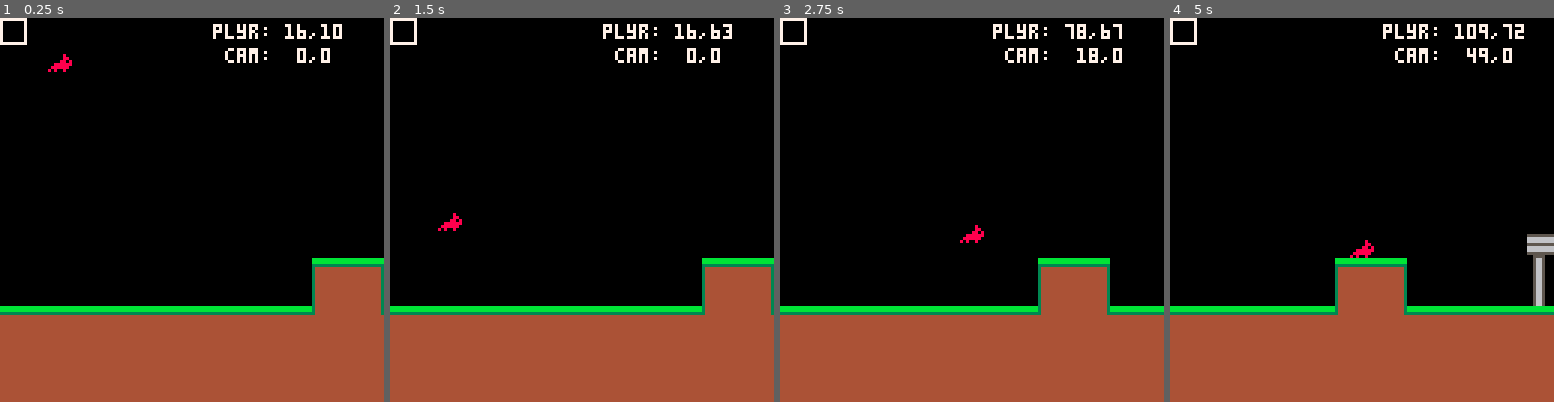
Above: before the commit, frames 1-4 (left to right).
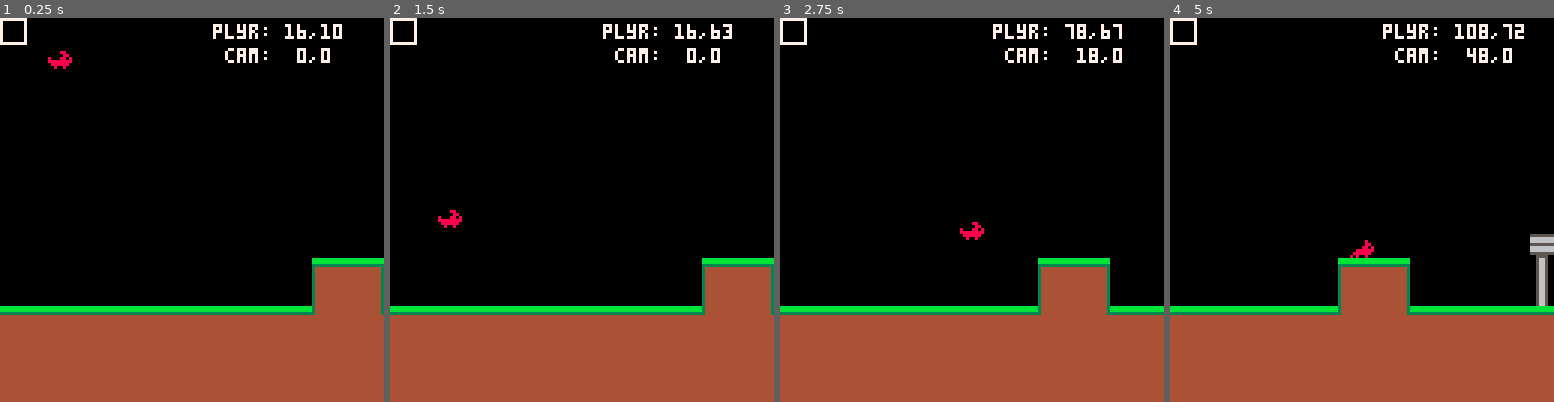
Above: after the commit, the same moments.

Repository: matthewdimatteo/helloworld
Game: PICO-8 cartridge sidescroller03_camera.p8
Two runs of this game, one before a commit and one after it. Both use one fixed random seed, a clock stepped at 60 frames per second and the inputs below.
Inputs:
- Up to frame 1 (0.25 s): no input
- Up to frame 2 (1.5 s): tap X (X key) at 0.33, 1.07 s; tap O (Z key) at 0.7 s
- Up to frame 3 (2.75 s): hold Right 1.6-2.1 s; tap O (Z key) at 1.7, 2.1, 2.5 s; tap X (X key) at 1.85 s; hold Up 2.15-2.42 s; hold Right from 2.47 s (still down)
- Up to frame 4 (5 s): tap O (Z key) every 0.4 s from 2.9 to 4.9 s; tap X (X key) at 2.97, 4.08 s; release Right at 3.03 s; hold Left 3.08-3.58 s; hold Down 3.63-3.97 s; hold Right 4.02-4.68 s; hold Up from 4.73 s (still down)

The runs differ from the first frame. In frame 1, 0.1% of the frame differs, in the area x 12-19%, y 8-15%; in frame 2, 0.1%; in frame 3, 0.1%; in frame 4, 0.9%, in the area x 42-99%, y 3-78%.

Commit message:
Add files via upload

Diff:
--- a/sidescroller01_map_collision.p8
+++ b/sidescroller01_map_collision.p8
@@ -114,11 +114,7 @@
 	player.max_dy=3
 	player.x_acc=0.5
 	player.y_acc=4
-	player.running=false
-	player.jumping=false
-	player.falling=false
 	player.landed=false
-	player.facing="right"
 end -- end make_player()
 
 -- move player
@@ -129,17 +125,13 @@
 	-- hold left
 	if btn(0) then
 		player.dx-=player.x_acc
-		player.running=true
 		player.flip=true
-		player.facing="left"
 	end -- end if btn(0)
 
 	-- hold right
 	if btn(1) then
 		player.dx+=player.x_acc
-		player.running=true
 		player.flip=false
-		player.facing="right"
 	end -- end if btn(1)
 
 	-- press up or x to jump
@@ -165,17 +157,12 @@
 	and not btn(0)
 	then
 		player.dx=0
-		player.x-=((player.x+player.w+1)%8)-1 -- correct x position if stuck in wall
 	end -- end if map_collision
 
 	-- handle falling (if dy is positive, the player is moving lower)
 	if player.dy>0 then
- 		player.falling=true
   		player.landed=false
-  		player.jumping=false
-	elseif player.dy<0 then
-		player.jumping=true -- if dy is negative, the player is jumping
-	end -- end if/elseif dy<>0
+	end -- end if dy>0
 
 	-- stop falling when touching
 	-- a solid tile below player
@@ -183,11 +170,11 @@
 	and player.dy > 0
 	then
 		player.landed=true
-		player.falling=false
 		player.dy=0 -- stop falling
 
 		-- because of dy momentum, the player can fall a few px into the floor
 		-- this calculates how many px and re-adjusts y
+		-- credit to nerdyteachers.com for this line of code
 		player.y-=((player.y+player.h+1)%8)-1
 
 	end -- end if map_collision down
@@ -197,7 +184,6 @@
 	and player.dy < 0
 	then
 		player.landed=false
-		player.falling=true
 		player.dy=0 -- stop jumping
  	end -- end if map_collision up
 
--- a/sidescroller02_movement.p8
+++ b/sidescroller02_movement.p8
@@ -39,11 +39,6 @@
 		print("jumping",2,10,7)
 	end -- end if player.landed
 
-	-- print running
-	if player.running then
-		print("running",2,18,7)
-	end -- end if player.running
-
 	spr(player.sp,player.x,player.y,1,1,player.flip) -- draw player
 end -- end _draw()
 -->8
@@ -83,11 +78,7 @@
 	player.y_acc=4
 
 	-- player state
-	player.running=false
-	player.jumping=false
-	player.falling=false
 	player.landed=false
-	player.facing="right"
 
 end -- end make_player()
 
@@ -100,17 +91,13 @@
 	-- hold left
 	if btn(0) then
 		player.dx-=player.x_acc
-		player.running=true
 		player.flip=true
-		player.facing="left"
 	end -- end if btn(0)
 
 	-- hold right
 	if btn(1) then
 		player.dx+=player.x_acc
-		player.running=true
 		player.flip=false
-		player.facing="right"
 	end -- end if btn(1)
 
 	-- press up or x to jump
@@ -121,29 +108,21 @@
 		sfx(6) -- jump sound
 	end -- end if btnp(2 or 5)
 
-	-- stop running when not pressing arrow keys
-	if player.running
-	and not btn(0)
-	and not btn(1)
-	and not player.falling
-	and not player.jumping then
-		player.running=false
-	end -- end if player.running
-
 	-- check vertical collision below (if dy is positive, the player is falling)
 	if player.dy>0 then
 
 		-- set player state
-		player.falling=true
 		player.landed=false
-		player.jumping=false
 
 		-- handle collision with floor
 		if map_collision(player,"down",ground) then
 			player.landed=true
-			player.falling=false
 			player.dy=0 -- stop moving
-			player.y-=((player.y+player.h+1)%8)-1 -- correct y position
+
+			-- because of dy momentum, the player can fall a few px into the floor
+			-- this calculates how many px and re-adjusts y
+			-- credit to nerdyteachers.com for this line of code
+			player.y-=((player.y+player.h+1)%8)-1
 		end -- end map_collision ground
 
 	end -- end if player.dy>0
@@ -160,7 +139,6 @@
 
 		if map_collision(player,"right",ground) then
 			player.dx=0 -- stop moving
-			player.x-=((player.x+player.w+1)%8)-1 -- correct x position to prevent getting stuck in wall
 		end -- end map_collision right
 
 	end -- end if player.dx</>0
@@ -175,7 +153,7 @@
 	end -- end if at map_start
 
 	-- switch to jumping sprite
-	if player.jumping then
+	if player.landed == false then
 		player.sp=6
 	end -- end if player.jumping
 
--- a/sidescroller03_camera.p8
+++ b/sidescroller03_camera.p8
@@ -22,7 +22,6 @@
 
 	-- map: 128 px / screen (16 tiles x 8 px per tile) x 8 screens = 1024 px
 	map_start=0
-	map_end=1022 -- 2px buffer
 
 	-- map tile flags
 	ground=0
@@ -60,11 +59,6 @@
 		cam_x=map_start
 	end -- end if at map_start
 
-	-- constrain to right edge
-	if player.x>=map_end-64 then
-		cam_x=map_end-125
-	end -- end if at map_end
-
 	camera(cam_x,cam_y) -- position the camera
 
 end -- end move_camera()
@@ -105,11 +99,7 @@
 	player.y_acc=4
 
 	-- player state
-	player.running=false
-	player.jumping=false
-	player.falling=false
 	player.landed=false
-	player.facing="right"
 
 end -- end make_player()
 
@@ -122,17 +112,13 @@
 	-- hold left
 	if btn(0) then
 		player.dx-=player.x_acc
-		player.running=true
 		player.flip=true
-		player.facing="left"
 	end -- end if btn(0)
 
 	-- hold right
 	if btn(1) then
 		player.dx+=player.x_acc
-		player.running=true
 		player.flip=false
-		player.facing="right"
 	end -- end if btn(1)
 
 	-- press up or x to jump
@@ -143,29 +129,21 @@
 		sfx(6) -- jump sound
 	end -- end if btnp(2 or 5)
 
-	-- stop running when not pressing arrow keys
-	if player.running
-	and not btn(0)
-	and not btn(1)
-	and not player.falling
-	and not player.jumping then
-		player.running=false
-	end -- end if player.running
-
 	-- check vertical collision below (if dy is positive, the player is falling)
 	if player.dy>0 then
 
 		-- set player state
-		player.falling=true
 		player.landed=false
-		player.jumping=false
 
 		-- handle collision with floor
 		if map_collision(player,"down",ground) then
 			player.landed=true
-			player.falling=false
 			player.dy=0 -- stop moving
-			player.y-=((player.y+player.h+1)%8)-1 -- correct y position
+
+			-- because of dy momentum, the player can fall a few px into the floor
+			-- this calculates how many px and re-adjusts y
+			-- credit to nerdyteachers.com for this line of code
+			player.y-=((player.y+player.h+1)%8)-1
 		end -- end map_collision ground
 
 	end -- end if player.dy>0
@@ -182,7 +160,6 @@
 
 		if map_collision(player,"right",ground) then
 			player.dx=0 -- stop moving
-			player.x-=((player.x+player.w+1)%8)-1 -- correct x position to prevent getting stuck in wall
 		end -- end map_collision right
 
 	end -- end if player.dx</>0
@@ -197,7 +174,7 @@
 	end -- end if at map_start
 
 	-- switch to jumping sprite
-	if player.jumping then
+	if player.landed == false then
 		player.sp=6
 	end -- end if player.jumping
 
--- a/sidescroller04_death_plane.p8
+++ b/sidescroller04_death_plane.p8
@@ -24,6 +24,9 @@
 	-- object initialization
 	make_player()
 
+	-- lives
+	lives = 10
+
 end -- end _init()
 
 -- runs 30x per second
@@ -35,7 +38,7 @@
 function _draw()
 	cls() -- clear screen
 	map() -- draw the map
-	print(flr(player.x)..","..flr(player.y),2,2,7) -- print player x,y position
+	print("lives: "..lives,2,2,7)
 	spr(player.sp,player.x,player.y,1,1,player.flip) -- draw player
 end -- end _draw()
 -->8
@@ -75,11 +78,7 @@
 	player.y_acc=4
 
 	-- player state
-	player.running=false
-	player.jumping=false
-	player.falling=false
 	player.landed=false
-	player.facing="right"
 
 end -- end make_player()
 
@@ -92,17 +91,13 @@
 	-- hold left
 	if btn(0) then
 		player.dx-=player.x_acc
-		player.running=true
 		player.flip=true
-		player.facing="left"
 	end -- end if btn(0)
 
 	-- hold right
 	if btn(1) then
 		player.dx+=player.x_acc
-		player.running=true
 		player.flip=false
-		player.facing="right"
 	end -- end if btn(1)
 
 	-- press up or x to jump
@@ -113,29 +108,21 @@
 		sfx(6) -- jump sound
 	end -- end if btnp(2 or 5)
 
-	-- stop running when not pressing arrow keys
-	if player.running
-	and not btn(0)
-	and not btn(1)
-	and not player.falling
-	and not player.jumping then
-		player.running=false
-	end -- end if player.running
-
 	-- check vertical collision below (if dy is positive, the player is falling)
 	if player.dy>0 then
 
 		-- set player state
-		player.falling=true
 		player.landed=false
-		player.jumping=false
 
 		-- handle collision with floor
 		if map_collision(player,"down",ground) then
 			player.landed=true
-			player.falling=false
 			player.dy=0 -- stop moving
-			player.y-=((player.y+player.h+1)%8)-1 -- correct y position
+
+			-- because of dy momentum, the player can fall a few px into the floor
+			-- this calculates how many px and re-adjusts y
+			-- credit to nerdyteachers.com for this line of code
+			player.y-=((player.y+player.h+1)%8)-1
 		end -- end map_collision ground
 
 		-- collision with death plane
@@ -146,7 +133,13 @@
 			player.x=player_start_x
 			player.y=player_start_y
 
-			-- this is where you would subtract a life as well
+			-- subtract a life
+			lives -= 1
+
+			-- lives can't go below zero
+			if lives < 0 then
+				lives = 0
+			end -- end if lives = 0
 
 		end -- end map_collision death
 
@@ -164,7 +157,6 @@
 
 		if map_collision(player,"right",ground) then
 			player.dx=0 -- stop moving
-			player.x-=((player.x+player.w+1)%8)-1 -- correct x position to prevent getting stuck in wall
 		end -- end map_collision right
 
 	end -- end if player.dx</>0
@@ -179,7 +171,7 @@
 	end -- end if at map_start
 
 	-- switch to jumping sprite
-	if player.jumping then
+	if player.landed == false then
 		player.sp=6
 	end -- end if player.jumping
 
--- a/sidescroller05_animated_sprite.p8
+++ b/sidescroller05_animated_sprite.p8
@@ -48,11 +48,6 @@
 	 	print("jumping",2,34,8)
 	end -- end if player.landed
 
-	-- print running
-	if player.running then
-	 	print("running",2,42,8)
-	end -- end if player.running
-
 	spr(player.sp,player.x,player.y,1,1,player.flip) -- draw player
 end -- end _draw()
 -->8
@@ -95,11 +90,7 @@
 	anim=0
 
 	-- player state
-	player.running=false
-	player.jumping=false
-	player.falling=false
 	player.landed=false
-	player.facing="right"
 
 end -- end make_player()
 
@@ -112,17 +103,13 @@
 	-- hold left
 	if btn(0) then
 		player.dx-=player.x_acc
-		player.running=true
 		player.flip=true
-		player.facing="left"
 	end -- end if btn(0)
 
 	-- hold right
 	if btn(1) then
 		player.dx+=player.x_acc
-		player.running=true
 		player.flip=false
-		player.facing="right"
 	end -- end if btn(1)
 
 	-- press up or x to jump
@@ -133,29 +120,21 @@
 		sfx(6) -- jump sound
 	end -- end if btnp(2 or 5)
 
-	-- stop running when not pressing arrow keys
-	if player.running
-	and not btn(0)
-	and not btn(1)
-	and not player.falling
-	and not player.jumping then
-		player.running=false
-	end -- end if player.running
-
 	-- check vertical collision below (if dy is positive, the player is falling)
 	if player.dy>0 then
 
 		-- set player state
-		player.falling=true
 		player.landed=false
-		player.jumping=false
 
 		-- handle collision with floor
 		if map_collision(player,"down",ground) then
 			player.landed=true
-			player.falling=false
 			player.dy=0 -- stop moving
-			player.y-=((player.y+player.h+1)%8)-1 -- correct y position
+
+			-- because of dy momentum, the player can fall a few px into the floor
+			-- this calculates how many px and re-adjusts y
+			-- credit to nerdyteachers.com for this line of code
+			player.y-=((player.y+player.h+1)%8)-1
 		end -- end map_collision ground
 
 	end -- end if player.dy>0
@@ -172,7 +151,6 @@
 
 		if map_collision(player,"right",ground) then
 			player.dx=0 -- stop moving
-			player.x-=((player.x+player.w+1)%8)-1 -- correct x position to prevent getting stuck in wall
 		end -- end map_collision right
 
 	end -- end if player.dx</>0
@@ -187,7 +165,7 @@
 	end -- end if at map_start
 
 	-- switch to jumping sprite
-	if player.jumping then
+	if player.landed == false then
 		player.sp=6
 	end -- end if player.jumping
 
@@ -202,7 +180,7 @@
 function animate_player()
 
 	-- switch to jumping sprite
-	if player.jumping then
+	if player.landed == false then
 		player.sp=6
 	end -- end if player.jumping
 
@@ -212,7 +190,7 @@
 	end -- end if player.landed
 
 	-- loop first 3 sprites to run
-	if player.running then
+	if btn(0) or btn(1) then
 		if time()-anim_time>.15 then
 			anim_time=time() -- reset
 			player.sp+=1 -- next sprite
--- a/sidescroller06_warping.p8
+++ b/sidescroller06_warping.p8
@@ -47,8 +47,14 @@
 function _draw()
 	cls() -- clear screen
 	map() -- draw the map
-	draw_hud()
-	spr(player.sp,player.x,player.y,1,1,player.flip) -- draw player
+
+	-- print x,y position and level
+	print(flr(player.x,2)..","..flr(player.y,2),cam_x+2, cam_y+2, 7)
+	print("level "..level,cam_x+2,cam_y+10,7)
+	print("respawn at "..player_start_x..","..player_start_y,cam_x+2,cam_y+18,7)
+
+	-- draw player
+	spr(player.sp,player.x,player.y,1,1,player.flip)
 end -- end _draw()
 -->8
 
@@ -72,18 +78,6 @@
 	camera(cam_x,cam_y)
 
 end -- end move_camera()
-
--- hud
-function draw_hud()
-
-	-- hud x, y coordinates
-	print_x=cam_x+2
-	print_y=cam_y+2
-
-	-- print current level
-	print("level: "..level,cam_x,cam_y,7)
-
-end -- end draw_hud()
 -->8
 
 -- player
@@ -121,11 +115,7 @@
 	player.y_acc=4
 
 	-- player state
-	player.running=false
-	player.jumping=false
-	player.falling=false
 	player.landed=false
-	player.facing="right"
 
 end -- end make_player()
 
@@ -138,17 +128,13 @@
 	-- hold left
 	if btn(0) then
 		player.dx-=player.x_acc
-		player.running=true
 		player.flip=true
-		player.facing="left"
 	end -- end if btn(0)
 
 	-- hold right
 	if btn(1) then
 		player.dx+=player.x_acc
-		player.running=true
 		player.flip=false
-		player.facing="right"
 	end -- end if btn(1)
 
 	-- press up or x to jump
@@ -159,29 +145,21 @@
 		sfx(6) -- jump sound
 	end -- end if btnp(2 or 5)
 
-	-- stop running when not pressing arrow keys
-	if player.running
-	and not btn(0)
-	and not btn(1)
-	and not player.falling
-	and not player.jumping then
-		player.running=false
-	end -- end if player.running
-
 	-- check vertical collision below (if dy is positive, the player is falling)
 	if player.dy>0 then
 
 		-- set player state
-		player.falling=true
 		player.landed=false
-		player.jumping=false
 
 		-- handle collision with floor
 		if map_collision(player,"down",ground) then
 			player.landed=true
-			player.falling=false
 			player.dy=0 -- stop moving
-			player.y-=((player.y+player.h+1)%8)-1 -- correct y position
+
+			-- because of dy momentum, the player can fall a few px into the floor
+			-- this calculates how many px and re-adjusts y
+			-- credit to nerdyteachers.com for this line of code
+			player.y-=((player.y+player.h+1)%8)-1
 		end -- end map_collision ground
 
 		-- collision with death plane
@@ -210,7 +188,6 @@
 
 		if map_collision(player,"right",ground) then
 			player.dx=0 -- stop moving
-			player.x-=((player.x+player.w+1)%8)-1 -- correct x position to prevent getting stuck in wall
 		end -- end map_collision right
 
 	end -- end if player.dx</>0
@@ -242,7 +219,7 @@
 	end -- end if at map_end
 
 	-- switch to jumping sprite
-	if player.jumping then
+	if player.landed == false then
 		player.sp=6
 	end -- end if player.jumping
 
--- a/sidescroller07_friction.p8
+++ b/sidescroller07_friction.p8
@@ -45,11 +45,15 @@
 function _draw()
 	cls() -- clear screen
 	map() -- draw the map
-	draw_hud()
+	spr(player.sp,player.x,player.y,1,1,player.flip) -- draw player
+
+	-- hud x, y coordinates
+	print_x=cam_x+2
+	print_y=cam_y+2
 	print("terrain:  "..terrain,print_x,print_y,7) -- print terrain
 	print("friction: "..friction,print_x,print_y+8,7) -- print friction
 	print("speed:    "..player.dx,print_x,print_y+16,7) -- print speed
-	spr(player.sp,player.x,player.y,1,1,player.flip) -- draw player
+
 end -- end _draw()
 -->8
 
@@ -68,15 +72,6 @@
 	camera(cam_x,cam_y)
 
 end -- end move_camera()
-
--- hud
-function draw_hud()
-
-	-- hud x, y coordinates
-	print_x=cam_x+2
-	print_y=cam_y+2
-
-end -- end draw_hud()
 -->8
 
 -- player
@@ -114,11 +109,7 @@
 	player.y_acc=4
 
 	-- player state
-	player.running=false
-	player.jumping=false
-	player.falling=false
 	player.landed=false
-	player.facing="right"
 
 end -- end make_player()
 
@@ -131,17 +122,13 @@
 	-- hold left
 	if btn(0) then
 		player.dx-=player.x_acc
-		player.running=true
 		player.flip=true
-		player.facing="left"
 	end -- end if btn(0)
 
 	-- hold right
 	if btn(1) then
 		player.dx+=player.x_acc
-		player.running=true
 		player.flip=false
-		player.facing="right"
 	end -- end if btn(1)
 
 	-- press up or x to jump
@@ -152,22 +139,11 @@
 		sfx(6) -- jump sound
 	end -- end if btnp(2 or 5)
 
-	-- stop running when not pressing arrow keys
-	if player.running
-	and not btn(0)
-	and not btn(1)
-	and not player.falling
-	and not player.jumping then
-		player.running=false
-	end -- end if player.running
-
 	-- check vertical collision below (if dy is positive, the player is falling)
 	if player.dy>0 then
 
 		-- set player state
-		player.falling=true
 		player.landed=false
-		player.jumping=false
 
 		-- collision with floor
 		if map_collision(player,"down",ground)
@@ -175,9 +151,12 @@
 		or map_collision(player,"down",ice)
 		then
 			player.landed=true
-			player.falling=false
 			player.dy=0 -- stop moving
-			player.y-=((player.y+player.h+1)%8)-1 -- correct y position
+
+			-- because of dy momentum, the player can fall a few px into the floor
+			-- this calculates how many px and re-adjusts y
+			-- credit to nerdyteachers.com for this line of code
+			player.y-=((player.y+player.h+1)%8)-1
 		end -- end map_collision ground
 
 		-- grass
@@ -229,7 +208,6 @@
 		or map_collision(player,"right",ice)
 		then
 			player.dx=0 -- stop moving
-			player.x-=((player.x+player.w+1)%8)-1 -- correct x position to prevent getting stuck in wall
 		end -- end map_collision right
 	end -- end if player.dx</>0
 
@@ -243,7 +221,7 @@
 	end -- end if at map_start
 
 	-- switch to jumping sprite
-	if player.jumping then
+	if player.landed == false then
 		player.sp=6
 	end -- end if player.jumping
 
--- a/sidescroller08_object_tables.p8
+++ b/sidescroller08_object_tables.p8
@@ -76,11 +76,7 @@
 	player.y_acc=4
 
 	-- player state
-	player.running=false
-	player.jumping=false
-	player.falling=false
 	player.landed=false
-	player.facing="right"
 
 end -- end make_player()
 
@@ -93,17 +89,13 @@
 	-- hold left
 	if btn(0) then
 		player.dx-=player.x_acc
-		player.running=true
 		player.flip=true
-		player.facing="left"
 	end -- end if btn(0)
 
 	-- hold right
 	if btn(1) then
 		player.dx+=player.x_acc
-		player.running=true
 		player.flip=false
-		player.facing="right"
 	end -- end if btn(1)
 
 	-- press up or x to jump
@@ -114,29 +106,22 @@
 		sfx(6) -- jump sound
 	end -- end if btnp(2 or 5)
 
-	-- stop running when not pressing arrow keys
-	if player.running
-	and not btn(0)
-	and not btn(1)
-	and not player.falling
-	and not player.jumping then
-		player.running=false
-	end -- end if player.running
-
 	-- check vertical collision below (if dy is positive, the player is falling)
 	if player.dy>0 then
 
 		-- set player state
-		player.falling=true
 		player.landed=false
-		player.jumping=false
 
 		-- handle collision with floor
 		if map_collision(player,"down",ground) then
 			player.landed=true
 			player.falling=false
 			player.dy=0 -- stop moving
-			player.y-=((player.y+player.h+1)%8)-1 -- correct y position
+
+			-- because of dy momentum, the player can fall a few px into the floor
+			-- this calculates how many px and re-adjusts y
+			-- credit to nerdyteachers.com for this line of code
+			player.y-=((player.y+player.h+1)%8)-1
 		end -- end map_collision ground
 
 	end -- end if player.dy>0
@@ -168,7 +153,7 @@
 	end -- end if at map_start
 
 	-- switch to jumping sprite
-	if player.jumping then
+	if player.landed == false then
 		player.sp=6
 	end -- end if player.jumping
 
